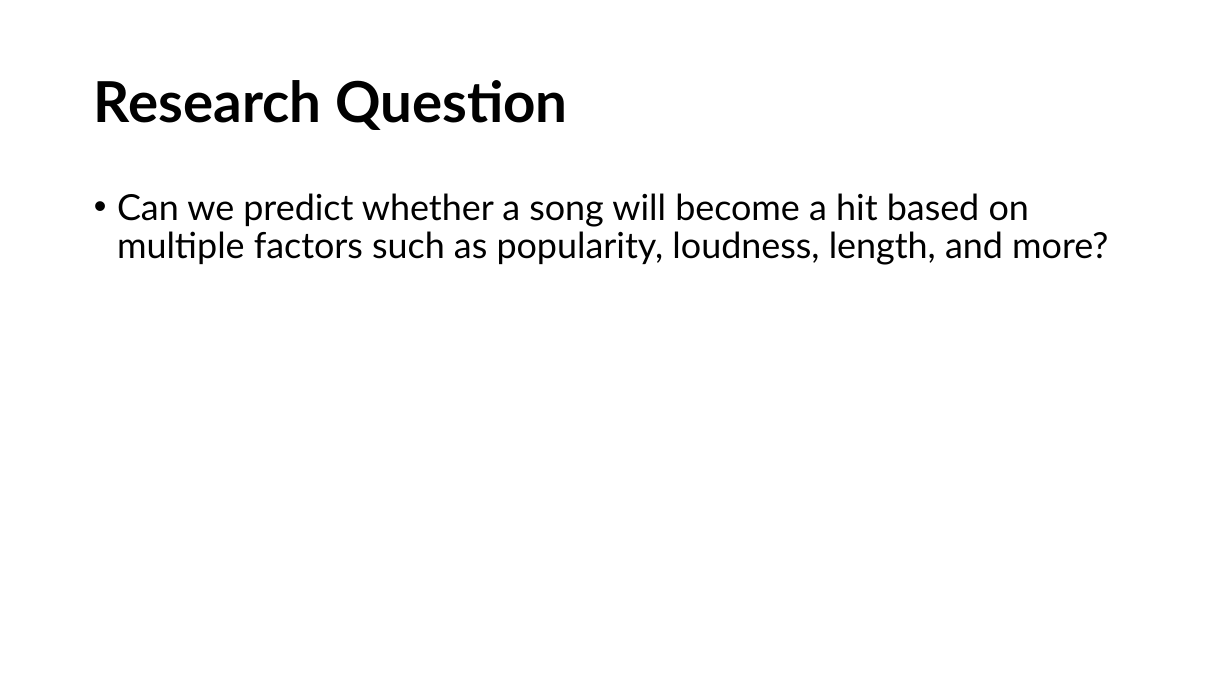
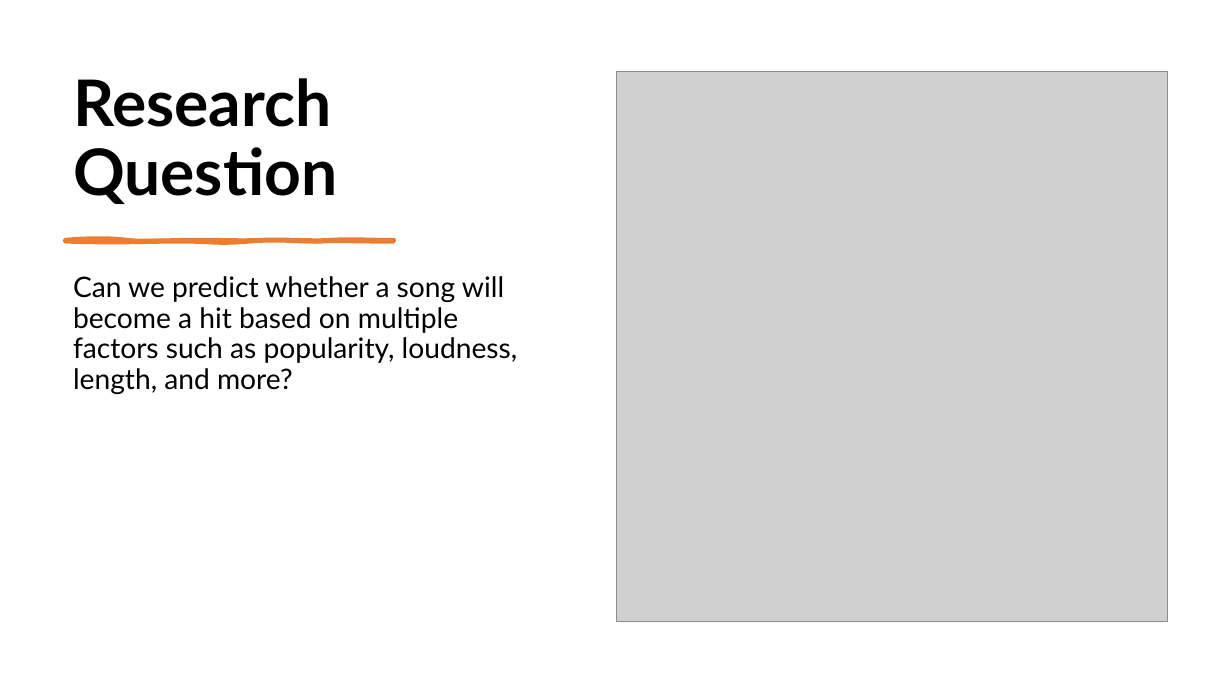
Before and after one commit to omersh1998/song-prediction-final-project, a slide deck: slide 2 of presentation/song_prediction.pptx. Drawn at 1232x693 pixels with LibreOffice and Linux fonts; fonts in the diff are those of the drawing; grey boxes stand for pictures. Boxes give left, top, right and bottom in pixels: in the first picture for what was removed or moved away, otherwise in the second. Text is boxed around its words. In the diff, an @@ line names an element or a change of style, - is before the commit and + after.

```diff
--- a/presentation/song_prediction.pptx
+++ b/presentation/song_prediction.pptx
@@ title "Research Question" moved from (x1=94, y1=80, x2=568, y2=130) to (x1=73, y1=78, x2=337, y2=204) @@
@@ title "Research Question" at (x1=73, y1=78, x2=337, y2=204): size 44 to 50 pt; vertical alignment middle to bottom @@
@@ picture added at (x1=616, y1=71, x2=1168, y2=621) @@
@@ text "Can we predict whether a ..." moved from (x1=117, y1=193, x2=1108, y2=265) to (x1=73, y1=276, x2=518, y2=394) @@
@@ text "Can we predict whether a ..." at (x1=73, y1=276, x2=518, y2=394): size 28 to 22 pt; bullet • to none @@
@@ freeform shape added at (x1=65, y1=240, x2=394, y2=242), fill #ED7D31, outline #ED7D31 3 pt @@
```
Also in this commit, not shown: 8 other slides changed, 1 slide removed.
